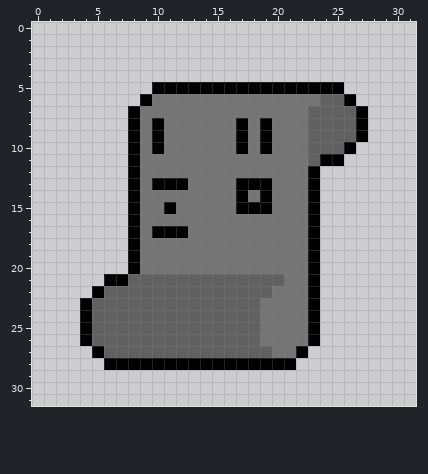
Two states of a pixel-art file, Assets/Arts/Item/Stuff/Paper.aseprite. The picture above is the old version.
32x32 pixels, 1 frame.
The same view after the edit:
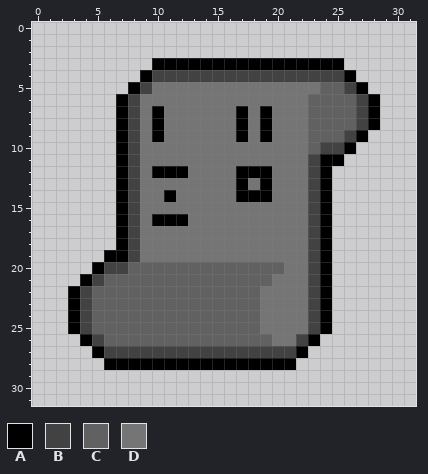
Palette (. is transparent): A #000000  B #424242  C #616161  D #757575
The exact change:
The edit adds colour A in row 3 at x 10 to 25; in row 4 at x 9 and 26; in row 5 at x 8 and 27; in rows 6 to 8 at x 7 and 28; in rows 9 to 11 at x 7; in rows 12 to 18 at x 7 and 24.
The edit adds colour A in row 19 at x 6 to 7 and 24; in row 20 at x 5 and 24; in row 21 at x 4 and 24; in rows 22 to 25 at x 3 and 24.
Colour D gives way to colour A in row 7 at x 10, 17 and 19; in row 12 at x 10 to 12 and 17 to 19; in row 14 at x 11 and 18; in row 16 at x 10 to 12.
The edit adds colour B in row 4 at x 10 to 25; in row 5 at x 9 and 26; in row 6 at x 8 and 27; in row 20 at x 6 to 7; in row 21 at x 5; in row 22 at x 4.
Colour A gives way to colour B in rows 7 to 8 at x 8 and 27; in rows 9 to 11 at x 8; in rows 12 to 19 at x 8 and 23; in rows 20 to 22 at x 23; in rows 23 to 25 at x 4 and 23.
Colour C gives way to colour B in row 9 at x 26; in row 10 at x 24 to 25; in row 11 at x 23; in row 26 at x 5; in row 27 at x 6 to 19.
Colour D gives way to colour B in row 26 at x 22; in row 27 at x 20 to 21.
Colour A gives way to colour C in row 5 at x 24 to 25; in row 6 at x 26; in row 20 at x 8; in row 21 at x 6 to 7; in row 22 at x 5.
Colour D gives way to colour C in row 6 at x 23; in row 20 at x 9 to 20; in row 26 at x 19.
Colour A gives way to colour D in row 5 at x 10 to 23; in row 6 at x 9; in row 10 at x 10, 17 and 19; in row 13 at x 10 to 12 and 18; in row 15 at x 11 and 17 to 19; in row 17 at x 10 to 12.
Colour C gives way to colour D in row 21 at x 20; in row 22 at x 19.
Where, in picture pixels (left, top, right, bottom), the same in both pictures:
changed: (68, 58, 380, 358)
